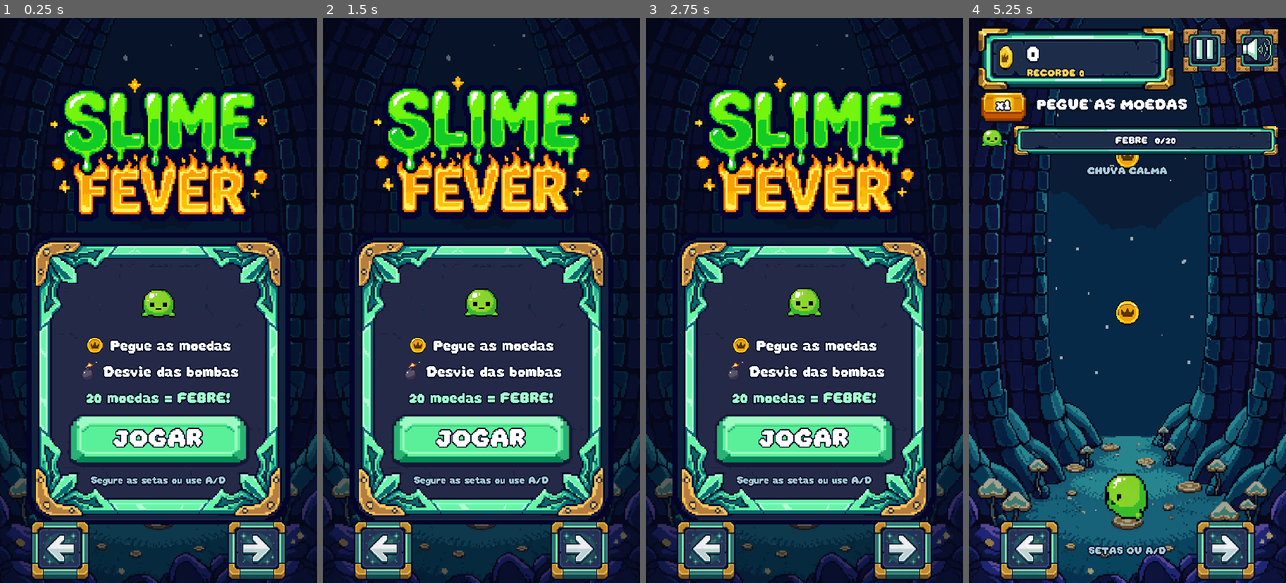
Above: before the commit, frames 1-4 (left to right).
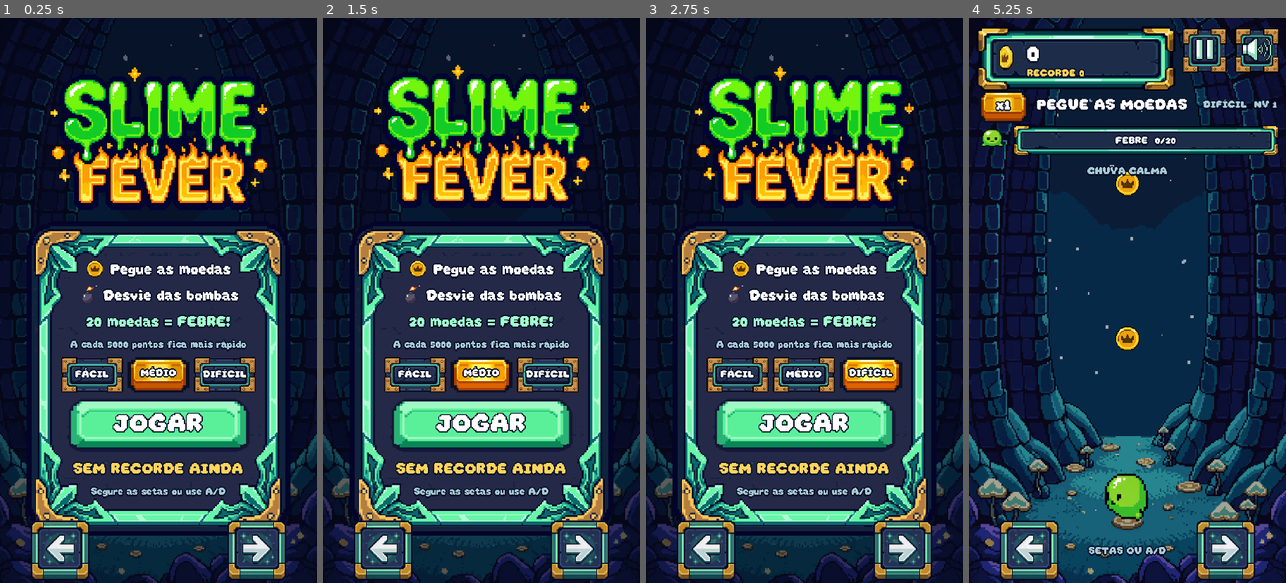
Above: after the commit, the same moments.

Repository: Blucas157/Blucas157
Game: Godot game, scene res://Assets/Cenas/main.tscn
Same seed, same stepped clock (60 frames per second), same inputs: the game is played once before the commit and once after it.
Inputs (mouse positions are in pixels of both pictures, inside the frame that each line leads up to):
- Up to frame 1 (0.25 s): no input
- Up to frame 2 (1.5 s): click (414, 373) at 0.5 s, where only the run after the commit has a clickable "FÁCIL"; click (481, 373) at 1.25 s, where only the run after the commit has a clickable "MÉDIO"
- Up to frame 3 (2.75 s): click (871, 373) at 2 s, where only the run after the commit has a clickable "DIFÍCIL"
- Up to frame 4 (5.25 s): click "JOGAR" at 2.75 s; click (1203, 51) at 3.5 s; click (1257, 51) at 4.25 s; click "CONTINUAR" at 5 s

The runs differ from the first frame. In frame 1, 34% of the frame differs, in the area x 8-92%, y 8-92%; in frame 2, 34%; in frame 3, 34%; in frame 4, 1.1%.

Commit message:
Add difficulty modes, score-based speed levels and fever coin tiers
Easy/Medium/Hard set starting fall speed and bomb spacing, with a saved
record per mode. Every 5000 points raises the level: faster falls and
denser bombs, capped so coin steps stay reachable. Coins are worth up to
75 after the 3rd fever and up to 100 after the 5th. Spawner stores speed
per pattern so the bomb fairness check stays exact. Adds verify_modes.gd
and v0.8 APK.

Co-Authored-By: Claude Opus 5.5 <noreply@anthropic.com>
Claude-Session: https://claude.ai/code/session_01KEKrXibY9Ro1FZaHJoap7i

Diff:
--- a/slime-fever/Assets/Scripts/GameManager.gd
+++ b/slime-fever/Assets/Scripts/GameManager.gd
@@ -3,6 +3,21 @@
 signal score_changed(value: int)
 signal game_ended
 signal fever_started
+signal level_up(level: int)
+signal coin_tier_up(top_value: int)
+const MODES := ["FÁCIL", "MÉDIO", "DIFÍCIL"]
+# Per mode: starting fall speed and bomb spacing (higher = calmer).
+const MODE_SPEED := [0.88, 1.0, 1.15]
+const MODE_BOMB_GAP := [1.35, 1.0, 0.75]
+# Every LEVEL_POINTS the run speeds up and bombs get denser.
+const LEVEL_POINTS := 5000
+const MAX_LEVEL := 6
+const LEVEL_SPEED := 0.07
+const LEVEL_BOMB_GAP := 0.9
+# Keeps a coin step plus reaction time inside the shortest row interval.
+const MAX_SPEED := 1.45
+# Coin value at the x4 multiplier: 3+ fevers raise it to 75, 5+ to 100.
+const COIN_TOP := [40, 75, 100]
 var score: int = 0
 var ended: bool = false
 var started: bool = false
@@ -16,6 +31,9 @@
 var grace_left: float = 0.0
 var elapsed: float = 0.0
 var best: int = 0
+var bests: Array[int] = [0, 0, 0]
+var mode: int = 1
+var level: int = 0
 var coins: int = 0
 var muted: bool = false
 var save_path: String = "user://slime.cfg"
@@ -23,8 +41,37 @@
 func _ready() -> void:
 	var save := ConfigFile.new()
 	if save.load(save_path) == OK:
-		best = maxi(0, int(save.get_value("progress", "best", 0)))
+		# Records from before difficulty modes count as MÉDIO.
+		var legacy := maxi(0, int(save.get_value("progress", "best", 0)))
+		for i in MODES.size():
+			bests[i] = maxi(0, int(save.get_value("progress", "best_%d" % i, legacy if i == 1 else 0)))
 		muted = bool(save.get_value("settings", "muted", false))
+		mode = clampi(int(save.get_value("settings", "mode", 1)), 0, MODES.size() - 1)
+	best = bests[mode]
+
+func set_mode(value: int) -> void:
+	if started and not ended:
+		return
+	mode = clampi(value, 0, MODES.size() - 1)
+	best = bests[mode]
+	save_progress()
+
+func mode_name() -> String:
+	return MODES[mode]
+
+func speed_scale() -> float:
+	return minf(MAX_SPEED, MODE_SPEED[mode] * (1.0 + LEVEL_SPEED * level))
+
+func bomb_gap_scale() -> float:
+	return MODE_BOMB_GAP[mode] * pow(LEVEL_BOMB_GAP, level)
+
+func coin_tier() -> int:
+	if fever_count >= 5:
+		return 2
+	return 1 if fever_count >= 3 else 0
+
+func coin_points() -> int:
+	return roundi(COIN_TOP[coin_tier()] * multiplier / 4.0)
 
 func _process(delta: float) -> void:
 	if ended or not started:
@@ -43,15 +90,18 @@
 	combo += 1
 	best_combo = maxi(best_combo, combo)
 	multiplier = mini(4, 1 + combo / 5)
-	var points := 10 * multiplier
+	var points := coin_points()
 	add_score(points)
 	if fever_left <= 0.0:
 		charge = minf(100.0, charge + 5.0)
 		if charge >= 100.0:
 			charge = 0.0
 			fever_left = 6.0
+			var tier := coin_tier()
 			fever_count += 1
 			fever_started.emit()
+			if coin_tier() > tier:
+				coin_tier_up.emit(COIN_TOP[coin_tier()])
 	return points
 
 func miss_coin() -> void:
@@ -64,19 +114,26 @@
 		return
 	score += amount
 	score_changed.emit(score)
+	var reached := mini(MAX_LEVEL, score / LEVEL_POINTS)
+	if reached > level:
+		level = reached
+		level_up.emit(level)
 
 func end_game() -> void:
 	if ended or not started:
 		return
 	ended = true
 	best = maxi(best, score)
+	bests[mode] = best
 	save_progress()
 	game_ended.emit()
 
 func save_progress() -> void:
 	var save := ConfigFile.new()
-	save.set_value("progress", "best", best)
+	for i in MODES.size():
+		save.set_value("progress", "best_%d" % i, bests[i])
 	save.set_value("settings", "muted", muted)
+	save.set_value("settings", "mode", mode)
 	save_ok = save.save(save_path) == OK
 
 func reset_game() -> void:
@@ -92,6 +149,7 @@
 	grace_left = 0.0
 	elapsed = 0.0
 	coins = 0
+	level = 0
 
 func update_ui() -> void:
 	score_changed.emit(score)
--- a/slime-fever/Assets/Scripts/HudKit.gd
+++ b/slime-fever/Assets/Scripts/HudKit.gd
@@ -83,20 +83,22 @@
 	item.text = text
 	item.custom_minimum_size = min_size
 	item.add_theme_font_size_override("font_size", font_size)
-	var normal := skin(skin_name)
+	apply_skin(item, skin_name)
+	item.add_theme_stylebox_override("focus", StyleBoxEmpty.new())
+	item.pressed.connect(callback)
+	add_press_feel(item)
+	return item
+
+static func apply_skin(item: Button, skin_name: String) -> void:
 	var pressed := skin(skin_name, Color(0.78, 0.82, 0.86))
 	# Text sinks into the bevel while held.
 	pressed.content_margin_top += 10
 	pressed.content_margin_bottom -= 10
-	item.add_theme_stylebox_override("normal", normal)
+	item.add_theme_stylebox_override("normal", skin(skin_name))
 	item.add_theme_stylebox_override("hover", skin(skin_name, Color(1.12, 1.12, 1.12)))
 	item.add_theme_stylebox_override("pressed", pressed)
 	item.add_theme_stylebox_override("hover_pressed", pressed)
 	item.add_theme_stylebox_override("disabled", skin(skin_name, Color(0.5, 0.5, 0.55)))
-	item.add_theme_stylebox_override("focus", StyleBoxEmpty.new())
-	item.pressed.connect(callback)
-	add_press_feel(item)
-	return item
 
 static func icon_button(icon: Texture2D, callback: Callable) -> Button:
 	var item := button("", "square", Vector2(150, 150), callback)
--- a/slime-fever/Assets/Scripts/Main.gd
+++ b/slime-fever/Assets/Scripts/Main.gd
@@ -17,6 +17,9 @@
 var score_label: Label
 var best_label: Label
 var combo_label: Label
+var level_label: Label
+var mode_buttons: Array[Button] = []
+var menu_best_label: Label
 var multiplier_badge: PanelContainer
 var multiplier_label: Label
 var pattern_label: Label
@@ -45,6 +48,8 @@
 	GameManager.reset_game()
 	GameManager.game_ended.connect(_show_result)
 	GameManager.fever_started.connect(_fever_start)
+	GameManager.level_up.connect(_level_up)
+	GameManager.coin_tier_up.connect(_coin_tier_up)
 	$Player.collision_layer = 1
 	$Player.collision_mask = 2
 	$Camera2D.position = Vector2(540, 960)
@@ -123,7 +128,8 @@
 	_place(multiplier_badge, Vector2(30, 246), Vector2(176, 96))
 	multiplier_label = HudKit.label("x1", 48, Color.WHITE, HORIZONTAL_ALIGNMENT_CENTER)
 	multiplier_badge.add_child(multiplier_label)
-	combo_label = _place(HudKit.label("", 48), Vector2(232, 246), Vector2(820, 96)) as Label
+	combo_label = _place(HudKit.label("", 48), Vector2(232, 246), Vector2(560, 96)) as Label
+	level_label = _place(HudKit.label("", 32, HudKit.SKY, HORIZONTAL_ALIGNMENT_RIGHT), Vector2(700, 246), Vector2(350, 96)) as Label
 
 func _build_fever_bar() -> void:
 	var slime := TextureRect.new()
@@ -162,6 +168,7 @@
 		shown_score = GameManager.score
 	score_label.text = str(GameManager.score)
 	best_label.text = "RECORDE %d" % maxi(GameManager.best, GameManager.score)
+	level_label.text = "%s  NV %d" % [GameManager.mode_name(), GameManager.level + 1]
 	coin_icon.texture = coin_frames[int(ui_time * 10.0) % COIN_FRAMES]
 	sound_button.icon = mute_icon if GameManager.muted else sound_icon
 	if pattern_label.text != $Spawner.current_pattern:
@@ -371,7 +378,7 @@
 	var column: VBoxContainer = parts[1]
 	column.add_child(HudKit.label("FIM DE JOGO", 112, HudKit.CORAL, HORIZONTAL_ALIGNMENT_CENTER))
 	var content := _card(column, 26)
-	content.add_child(HudKit.label("PONTOS", 32, HudKit.SKY, HORIZONTAL_ALIGNMENT_CENTER))
+	content.add_child(HudKit.label("PONTOS  -  %s  NÍVEL %d" % [GameManager.mode_name(), GameManager.level + 1], 32, HudKit.SKY, HORIZONTAL_ALIGNMENT_CENTER))
 	var total := HudKit.label("0", 128, Color.WHITE, HORIZONTAL_ALIGNMENT_CENTER)
 	content.add_child(total)
 	var final_score := GameManager.score
@@ -459,28 +466,59 @@
 	spacer.custom_minimum_size.y = 30
 	column.add_child(spacer)
 	var content := _card(column, 22)
-	var stage := Control.new()
-	stage.custom_minimum_size = Vector2(240, 200)
-	stage.mouse_filter = Control.MOUSE_FILTER_IGNORE
-	content.add_child(_centered(stage))
-	var mascot := TextureRect.new()
-	mascot.texture = load("res://Assets/rotations/south.png")
-	mascot.size = Vector2(240, 240)
-	mascot.expand_mode = TextureRect.EXPAND_IGNORE_SIZE
-	mascot.mouse_filter = Control.MOUSE_FILTER_IGNORE
-	stage.add_child(mascot)
 	content.add_child(HudKit.icon_row(coin_frames[0], 2.0, "Pegue as moedas", 48, Color.WHITE))
 	content.add_child(HudKit.icon_row(load("res://Assets/New/bomb.png"), 2.0, "Desvie das bombas", 48, Color.WHITE))
 	content.add_child(HudKit.label("20 moedas = FEBRE!", 48, HudKit.MINT, HORIZONTAL_ALIGNMENT_CENTER))
+	content.add_child(HudKit.label("A cada %d pontos fica mais rápido" % GameManager.LEVEL_POINTS, 32, HudKit.SKY, HORIZONTAL_ALIGNMENT_CENTER))
+	var modes := HBoxContainer.new()
+	modes.alignment = BoxContainer.ALIGNMENT_CENTER
+	modes.add_theme_constant_override("separation", 16)
+	content.add_child(modes)
+	mode_buttons.clear()
+	for i in GameManager.MODES.size():
+		var choice := HudKit.button(GameManager.MODES[i], "square", Vector2(210, 120), _select_mode.bind(i), 32)
+		modes.add_child(choice)
+		mode_buttons.append(choice)
 	play_button = _centered(HudKit.button("JOGAR", "primary", Vector2(620, 180), _start_game, 80)) as Button
 	content.add_child(play_button)
-	if GameManager.best > 0:
-		content.add_child(HudKit.label("RECORDE %d" % GameManager.best, 48, HudKit.GOLD, HORIZONTAL_ALIGNMENT_CENTER))
+	menu_best_label = HudKit.label("", 48, HudKit.GOLD, HORIZONTAL_ALIGNMENT_CENTER)
+	content.add_child(menu_best_label)
 	content.add_child(HudKit.label("Segure as setas ou use A/D", 32, HudKit.SKY, HORIZONTAL_ALIGNMENT_CENTER))
+	_refresh_modes()
 	play_button.grab_focus()
-	var bob := mascot.create_tween().set_loops().set_trans(Tween.TRANS_SINE)
-	bob.tween_property(mascot, "position:y", -14.0, 0.6).as_relative()
-	bob.tween_property(mascot, "position:y", 14.0, 0.6).as_relative()
+
+func _select_mode(index: int) -> void:
+	GameManager.set_mode(index)
+	_refresh_modes()
+	HudKit.pop(mode_buttons[index], 1.12)
+
+func _refresh_modes() -> void:
+	for i in mode_buttons.size():
+		HudKit.apply_skin(mode_buttons[i], "gold" if i == GameManager.mode else "square")
+	menu_best_label.text = "RECORDE %d" % GameManager.best if GameManager.best > 0 else "SEM RECORDE AINDA"
+
+func _level_up(level: int) -> void:
+	_banner("NÍVEL %d!  MAIS RÁPIDO" % (level + 1), HudKit.CORAL)
+	$Camera2D.start_shake(6)
+	_tone(520, 0.12, 0.2)
+	_tone(780, 0.18, 0.2)
+
+func _coin_tier_up(top_value: int) -> void:
+	_banner("MOEDAS VALEM ATÉ %d!" % top_value, HudKit.GOLD)
+	_tone(990, 0.2, 0.2)
+
+## Big centered message that pops in and floats away.
+func _banner(text: String, color: Color) -> void:
+	var banner := _make_label(text, Vector2(0, 700), Vector2(1080, 120), 64, color, true)
+	banner.add_to_group("run_effects")
+	banner.pivot_offset = banner.size / 2.0
+	banner.scale = Vector2(0.4, 0.4)
+	var tween := banner.create_tween().set_pause_mode(Tween.TWEEN_PAUSE_STOP)
+	tween.tween_property(banner, "scale", Vector2.ONE, 0.3).set_trans(Tween.TRANS_BACK).set_ease(Tween.EASE_OUT)
+	tween.tween_interval(1.1)
+	tween.tween_property(banner, "position:y", 620.0, 0.5)
+	tween.parallel().tween_property(banner, "modulate:a", 0.0, 0.5)
+	tween.tween_callback(banner.queue_free)
 
 func _start_game() -> void:
 	if GameManager.started:
--- a/slime-fever/Assets/Scripts/spawner.gd
+++ b/slime-fever/Assets/Scripts/spawner.gd
@@ -48,11 +48,10 @@
 	clock -= delta
 	if clock <= 0.0:
 		# Never burst multiple rows after a slow frame: retain a readable interval.
-		clock = ROW_INTERVAL
-		spawn_item()
+		clock = spawn_item().interval
 	bomb_clock -= delta
 	if bomb_clock <= 0.0:
-		bomb_clock = _next_bomb_gap()
+		bomb_clock = _next_bomb_gap() * GameManager.bomb_gap_scale()
 		_drop_bomb()
 
 func reset_hazards() -> void:
@@ -99,6 +98,11 @@
 	# Recovery window keeps the last reachable target before the next pattern.
 	for i in 2:
 		rows.append({"coin_x": path[-1], "pattern": "RESPIRO", "previous_x": path[-1], "next_x": path[-1]})
+	# Speed is fixed per pattern, so queued landing times stay exact for the bomb check.
+	var speed := GameManager.speed_scale()
+	for row in rows:
+		row.fall = FALL_TIME / speed
+		row.interval = ROW_INTERVAL / speed
 	return rows
 
 func _plan() -> void:
@@ -113,25 +117,28 @@
 	last_pattern = kind
 	pattern_count += 1
 
-func spawn_item() -> void:
+func spawn_item() -> Dictionary:
 	if pending.is_empty():
 		_plan()
 	var row: Dictionary = pending.pop_front()
 	current_pattern = row.pattern
 	last_x = row.coin_x
-	arrivals.append({"arrive": time + FALL_TIME, "coin_x": row.coin_x})
-	_spawn(moeda_scene, row.coin_x, false)
+	arrivals.append({"arrive": time + row.fall, "coin_x": row.coin_x})
+	_spawn(moeda_scene, row.coin_x, false, row.fall)
 	row_spawned.emit(row)
+	return row
 
 ## Coins already falling plus the queued ones, in order, with landing times and the
 ## horizontal stretch the player may cover between the previous and next coin.
 func coin_windows(horizon: float) -> Array[Dictionary]:
-	while pending.size() < int(ceil(horizon / ROW_INTERVAL)) + 2:
+	while pending.size() < int(ceil(horizon * GameManager.MAX_SPEED / ROW_INTERVAL)) + 2:
 		_plan()
 	arrivals.assign(arrivals.filter(func(w): return w.arrive > time - 1.0))
 	var line: Array[Dictionary] = arrivals.duplicate()
-	for i in pending.size():
-		line.append({"arrive": time + clock + i * ROW_INTERVAL + FALL_TIME, "coin_x": pending[i].coin_x})
+	var spawn_at := time + clock
+	for row in pending:
+		line.append({"arrive": spawn_at + row.fall, "coin_x": row.coin_x})
+		spawn_at += row.interval
 	var list: Array[Dictionary] = []
 	for i in line.size():
 		var x: float = line[i].coin_x
@@ -152,10 +159,11 @@
 ## Random bomb that never lands on the coin route; empty when nothing fair fits.
 func pick_bomb() -> Dictionary:
 	var p := pace()
+	var speed := GameManager.speed_scale()
 	var windows := coin_windows(2.6)
 	bomb_arrivals.assign(bomb_arrivals.filter(func(b): return b.arrive > time))
 	for attempt in 10:
-		var fall := rng.randf_range(lerpf(1.6, 1.25, p), lerpf(2.5, 1.9, p))
+		var fall := rng.randf_range(lerpf(1.6, 1.25, p), lerpf(2.5, 1.9, p)) / speed
 		var drift := 0.0 if rng.randf() < 0.5 else rng.randf_range(-110.0, 110.0)
 		var land := rng.randf_range(BOMB_MIN_X, BOMB_MAX_X)
 		var start := clampf(land - drift * fall, BOMB_MIN_X, BOMB_MAX_X)
--- a/slime-fever/Tests/verify_gameplay.gd
+++ b/slime-fever/Tests/verify_gameplay.gd
@@ -83,7 +83,7 @@
 	bomb._on_area_entered(player)
 	check(gm.ended and scene.result_panel != null, "bomb ends game with result")
 	var save := ConfigFile.new()
-	check(save.load(gm.save_path) == OK and save.get_value("progress", "best") == gm.score, "save record")
+	check(save.load(gm.save_path) == OK and save.get_value("progress", "best_%d" % gm.mode) == gm.score, "save record")
 	scene._restart()
 	await process_frame
 	await process_frame
--- /dev/null
+++ b/slime-fever/Tests/verify_modes.gd
@@ -0,0 +1,76 @@
+extends SceneTree
+var failures := 0
+func _initialize() -> void:
+	call_deferred("run_tests")
+func check(ok: bool, label: String) -> void:
+	if not ok:
+		failures += 1
+		push_error("FAIL: " + label)
+func run_tests() -> void:
+	var gm = root.get_node("GameManager")
+	gm.save_path = OS.get_environment("SLIME_TEST_SAVE") if OS.has_environment("SLIME_TEST_SAVE") else "user://test-modes-save.cfg"
+	# Coin value at x1 and x4 for each fever tier.
+	gm.mode = 1
+	gm.reset_game()
+	gm.started = true
+	var expected := {0: [10, 40], 3: [19, 75], 5: [25, 100]}
+	for fevers in expected:
+		gm.fever_count = fevers
+		gm.multiplier = 1
+		check(gm.coin_points() == expected[fevers][0], "x1 coin with %d fevers" % fevers)
+		gm.multiplier = 4
+		check(gm.coin_points() == expected[fevers][1], "x4 coin with %d fevers" % fevers)
+	# Third and fifth fevers announce the new coin value once.
+	gm.reset_game()
+	gm.started = true
+	var tiers: Array = []
+	gm.coin_tier_up.connect(func(v): tiers.append(v))
+	for i in 20 * 6:
+		gm.collect_coin()
+		gm.fever_left = 0.0
+	check(gm.fever_count == 6, "six fevers collected")
+	check(tiers == [75, 100], "tier announcements %s" % [tiers])
+	# Speed levels every 5000 points, capped.
+	gm.reset_game()
+	gm.started = true
+	var levels: Array = []
+	gm.level_up.connect(func(l): levels.append(l))
+	gm.add_score(4999)
+	check(gm.level == 0, "no level before 5000")
+	gm.add_score(1)
+	check(gm.level == 1 and levels == [1], "level 1 at 5000")
+	gm.add_score(100000)
+	check(gm.level == gm.MAX_LEVEL, "level capped")
+	# Modes order and speed cap.
+	gm.level = 0
+	var speeds: Array = []
+	var gaps: Array = []
+	for m in 3:
+		gm.mode = m
+		speeds.append(gm.speed_scale())
+		gaps.append(gm.bomb_gap_scale())
+	check(speeds[0] < speeds[1] and speeds[1] < speeds[2], "harder modes fall faster")
+	check(gaps[0] > gaps[1] and gaps[1] > gaps[2], "harder modes drop bombs closer together")
+	gm.mode = 0
+	var easy_start: float = gm.speed_scale()
+	gm.level = 1
+	check(gm.speed_scale() > easy_start and gm.bomb_gap_scale() < gaps[0], "5000 points in easy speeds up and adds bombs")
+	gm.mode = 2
+	gm.level = gm.MAX_LEVEL
+	check(gm.speed_scale() <= gm.MAX_SPEED, "speed cap")
+	# Records are kept per mode and survive a reload.
+	gm.reset_game()
+	gm.bests.fill(0)
+	gm.set_mode(0)
+	gm.started = true
+	gm.add_score(300)
+	gm.end_game()
+	gm.reset_game()
+	gm.set_mode(2)
+	check(gm.best == 0, "hard record separate from easy")
+	gm.set_mode(0)
+	check(gm.best == 300, "easy record kept")
+	var save := ConfigFile.new()
+	check(save.load(gm.save_path) == OK and int(save.get_value("progress", "best_0")) == 300 and int(save.get_value("settings", "mode")) == 0, "records and mode saved")
+	print("MODES: %d failures; coin tiers, levels, mode scaling, per-mode records" % failures)
+	quit(1 if failures else 0)
--- a/slime-fever/Tests/verify_patterns_controls.gd
+++ b/slime-fever/Tests/verify_patterns_controls.gd
@@ -137,7 +137,8 @@
 			for row in rows:
 				rows_tested += 1
 				check(absf(row.coin_x - row.previous_x) <= 180.01, "reachable coin step")
-				check(absf(row.coin_x - row.previous_x) / 850.0 + 0.25 < director.ROW_INTERVAL, "reaction plus travel budget")
+				# Budget holds at the fastest allowed speed, not only the default one.
+				check(absf(row.coin_x - row.previous_x) / 850.0 + 0.25 < director.ROW_INTERVAL / gm.MAX_SPEED, "reaction plus travel budget")
 				check(row.coin_x >= 180 and row.coin_x <= 900, "coin within arena")
 			start_x = rows[-1].coin_x
 	# Bomb rain: simulate whole runs without nodes and audit every bomb against every coin.
@@ -155,8 +156,12 @@
 		director.clock = 0.1
 		director.last_x = 540.0
 		gm.elapsed = 0.0
+		# Cover every mode and sweep the speed levels during the run.
+		gm.mode = seed_value % 3
+		gm.level = 0
 		for frame in 90 * 30:
 			gm.elapsed += 1.0 / 30.0
+			gm.level = mini(gm.MAX_LEVEL, frame / (30 * 12))
 			director.step(1.0 / 30.0)
 		var coins: Array = []
 		var bombs: Array = []
@@ -181,7 +186,7 @@
 			var spread: float = absf(bomb.drift) * director.CONTACT_WINDOW
 			for i in coins.size():
 				var coin: Dictionary = coins[i]
-				var coin_arrive: float = coin.time + director.FALL_TIME
+				var coin_arrive: float = coin.time + coin.fall
 				if absf(coin_arrive - arrive) > director.CONTACT_WINDOW:
 					continue
 				var previous: float = coins[i - 1].x if i > 0 else 540.0
@@ -191,6 +196,8 @@
 				check(land + spread < low - director.SAFE_MARGIN or land - spread > high + director.SAFE_MARGIN, "bomb clear of coin route")
 	director.dry_run = false
 	director.reset_hazards()
+	gm.mode = 1
+	gm.level = 0
 	check(bombs_tested > 2000, "test set exercises hazards")
 	check(landing_slots.size() >= 28, "bombs use the whole width, not lanes")
 	check(fall_max - fall_min > 0.8, "bomb speeds vary")
--- a/slime-fever/project.godot
+++ b/slime-fever/project.godot
@@ -10,7 +10,7 @@
 
 [application]
 
-config/name="Slime Fever - v0.7"
+config/name="Slime Fever - v0.8"
 run/main_scene="res://Assets/Cenas/main.tscn"
 config/use_custom_user_dir=true
 config/custom_user_dir_name="SlimeFever"
Not shown, added: slime-fever/Tests/verify_modes.gd.uid
Not shown, changed: slime-fever/export_presets.cfg
Not shown, removed: releases/SlimeFever-v0.7.apk
Not shown, added: releases/SlimeFever-v0.8.apk
Not shown, changed: slime-fever/LEIA-ME.md
